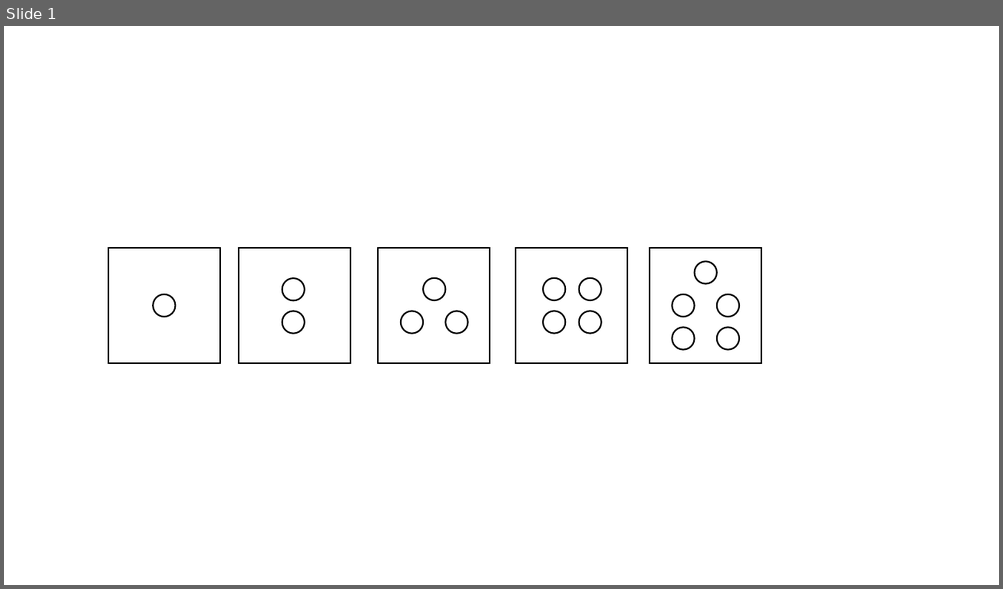
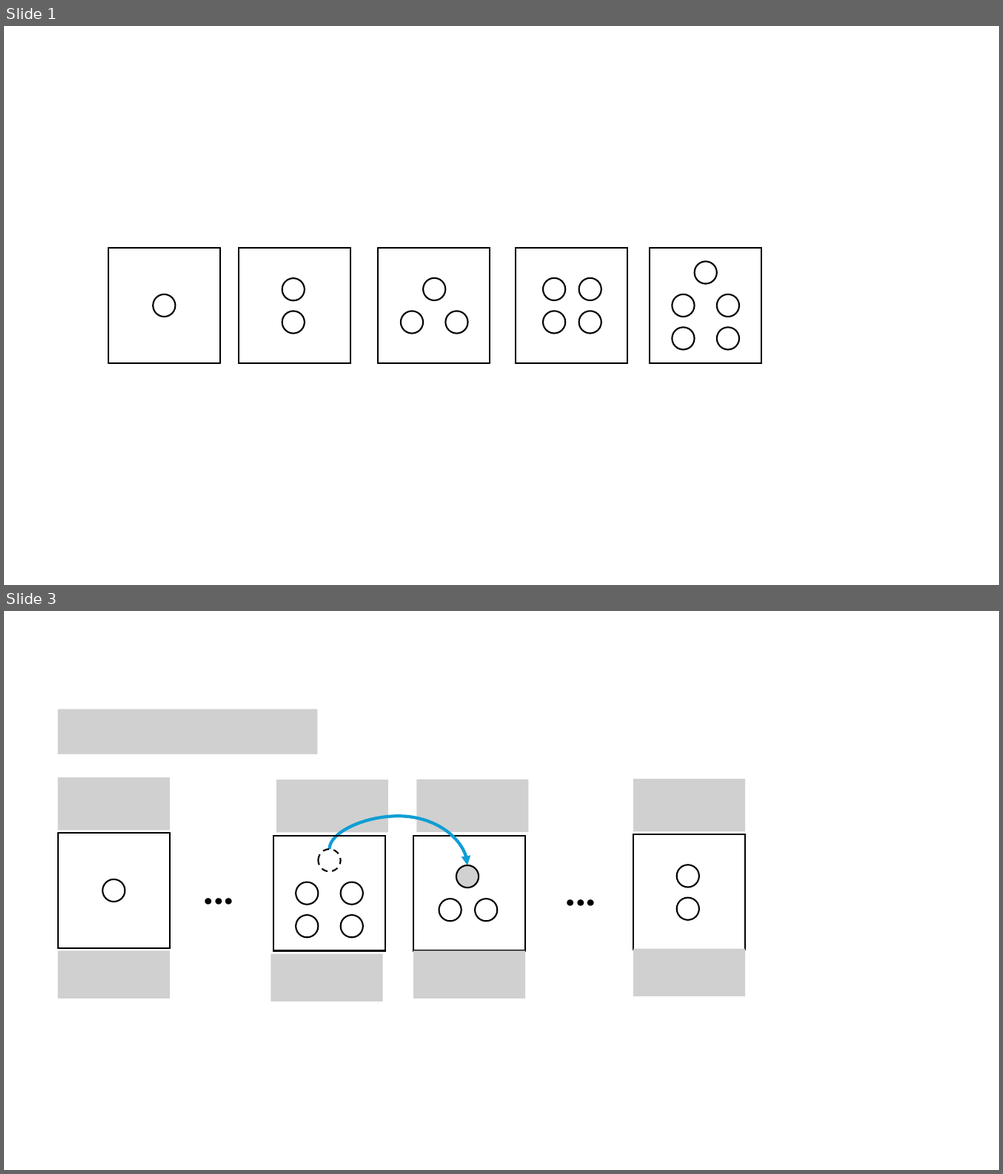
Before and after one commit to lorae/household-size, a slide deck: images-for-proof.pptx. Shown one above the other, each under a label of ours: slide 1 before the commit, slides 1 and 3 after it; the slides between them are not shown. The pictures are 1003x589 and 1003x1174 pixels, drawn with LibreOffice and Linux fonts; fonts in the diff are those of the drawing; grey boxes stand for pictures. Boxes give left, top, right and bottom in pixels: in the first picture for what was removed or moved away, otherwise in the second. Text is boxed around its words. In the diff, an @@ line names an element or a change of style, - is before the commit and + after.

```diff
--- a/images-for-proof.pptx
+++ b/images-for-proof.pptx
@@ slide 3 added at (4,611,999,1170), background #FFFFFF @@
@@ picture added at (58,709,317,755) @@
@@ picture added at (58,777,170,830) @@
@@ picture added at (276,780,388,832) @@
@@ picture added at (417,780,529,832) @@
@@ picture added at (633,779,745,832) @@
@@ curved arrow added from (330, 850) to (467, 866), #0F9ED5 3 pt @@
@@ rectangle added at (58,833,170,948), outline #000000 1.5 pt @@
@@ text added at (181,845,256,920), 54 pt, text #000000 @@
+…
@@ rectangle added at (273,836,385,951), outline #000000 1.5 pt @@
@@ ellipse added at (318,850,341,872), outline #000000 1.5 pt dashed @@
@@ rectangle added at (413,836,525,951), outline #000000 1.5 pt @@
@@ text added at (543,846,618,921), 54 pt, text #000000 @@
+…
@@ rectangle added at (633,834,745,950), outline #000000 1.5 pt @@
@@ ellipse added at (456,866,478,888), fill #D1D1D1, outline #000000 1.5 pt @@
@@ ellipse added at (676,866,699,888), outline #000000 1.5 pt @@
@@ ellipse added at (102,880,125,902), outline #000000 1.5 pt @@
@@ ellipse added at (296,883,318,905), outline #000000 1.5 pt @@
@@ ellipse added at (341,883,363,905), outline #000000 1.5 pt @@
@@ ellipse added at (439,899,461,921), outline #000000 1.5 pt @@
@@ ellipse added at (475,899,497,921), outline #000000 1.5 pt @@
@@ ellipse added at (676,898,699,920), outline #000000 1.5 pt @@
@@ ellipse added at (296,915,318,938), outline #000000 1.5 pt @@
@@ ellipse added at (341,915,363,938), outline #000000 1.5 pt @@
@@ picture added at (58,951,170,999) @@
@@ picture added at (271,954,383,1002) @@
@@ picture added at (413,951,525,999) @@
@@ picture added at (633,949,745,997) @@
```
Also in this commit, not shown: 1 slide changed, 4 other slides added, 1 slide removed, 6 other files.
